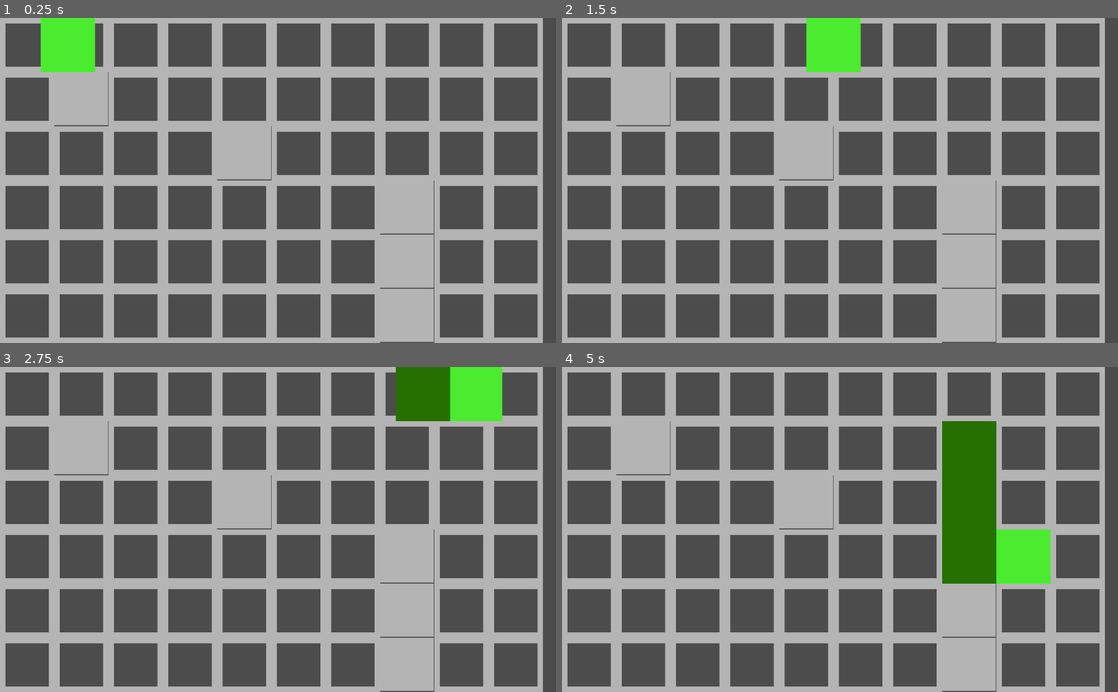
Above: before the commit, frames 1-4 (two rows, left to right).
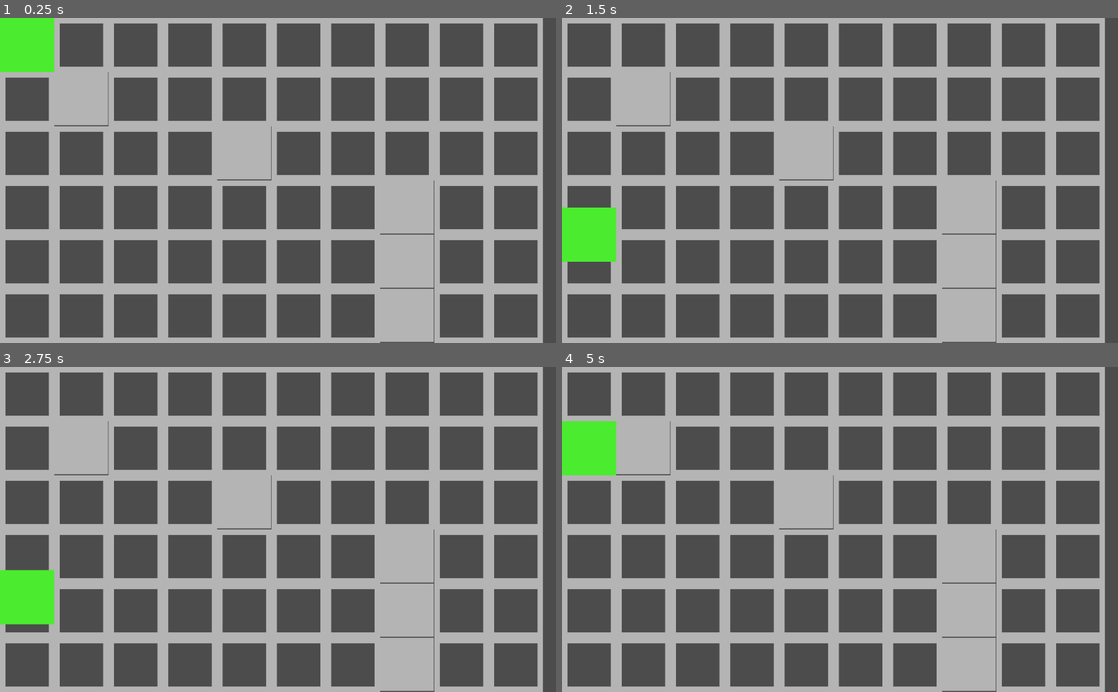
Above: after the commit, the same moments.

Repository: davesilva/ludum-dare-56
Game: Godot game, scene res://game/contexts/gameplay_context/gameplay_context.tscn
The game is run twice, just before and just after one commit, with the same random seed, the same clock (stepped at 60 frames per second) and the same inputs. This scene is started directly instead of the project's main scene.
Inputs (mouse positions are in pixels of both pictures, inside the frame that each line leads up to):
- Up to frame 1 (0.25 s): no input
- Up to frame 2 (1.5 s): move the mouse to (962, 164) at 0.52 s; hold D (standard_move_right) 0.53-1.28 s; hold = (test_overlay_add) 0.53-1.28 s; click (962, 164) at 0.67 s; move the mouse to (728, 196) at 1.27 s; hold F (juice_press_test_feedback) from 1.28 s (still down); tap - (test_overlay_dismiss) at 1.35 s
- Up to frame 3 (2.75 s): move the mouse to (333, 458) at 2.02 s; release F (juice_press_test_feedback) at 2.03 s; hold D (standard_move_right) from 2.03 s (still down); hold Backspace (test_overlay_dismiss_all) from 2.03 s (still down)
- Up to frame 4 (5 s): move the mouse to (812, 594) at 2.77 s; release D (standard_move_right) at 2.78 s; release Backspace (test_overlay_dismiss_all) at 2.78 s; hold W (standard_move_up) 2.78-3.53 s; tap = (test_overlay_add) at 2.85 s; click (812, 594) at 2.92 s; move the mouse to (1006, 578) at 3.52 s; hold - (test_overlay_dismiss) 3.53-4.28 s; hold A (standard_move_left) from 3.53 s (still down); move the mouse to (673, 480) at 4.27 s; tap Backspace (test_overlay_dismiss_all) at 4.35 s

The runs differ from the first frame. In frame 1, 2.5% of the frame differs, in the area x 0-18%, y 0-17%; in frame 2, 3.3%; in frame 3, 4.9%; in frame 4, 8.1%, in the area x 0-88%, y 16-67%.

Commit message:
WIP: Adding a-star to snake but it doesn't work, tragically.

Diff:
--- a/game/GAME.gd
+++ b/game/GAME.gd
@@ -14,7 +14,7 @@
 onready var screen_service: ScreenService = $services/screen_service
 onready var camera_service: CameraService = $services/camera_service
 onready var world_service: WorldService = $services/world_service
-onready var player_service: PlayerService = $services/player_service
+onready var entity_service: EntityService = $services/entity_service
 onready var ui_service: UIPresentationService = $services/ui_service
 onready var context_service: ContextPresentationService = $services/context_service
 
--- a/game/GAME.tscn
+++ b/game/GAME.tscn
@@ -51,7 +51,7 @@
 [node name="world_service" type="Node" parent="services"]
 script = ExtResource( 2 )
 
-[node name="player_service" type="Node" parent="services"]
+[node name="entity_service" type="Node" parent="services"]
 script = ExtResource( 6 )
 
 [node name="ui_service" type="Node" parent="services"]
--- a/game/entities/snake/snake_head.gd
+++ b/game/entities/snake/snake_head.gd
@@ -15,6 +15,8 @@
 	place_at_tile_position(tile_position)
 	target_tile_position = _get_random_tile_position()
 	connect("completed_move", self, "_on_completed_move")
+	add_to_group(Game.groups.roots.snake)
+	Game.world_service.connect_snake_signals(self)
 
 
 func _process(delta):
@@ -45,7 +47,7 @@
 
 func move():
 	should_move = false
-	next_direction = _get_next_direction()
+	next_direction = _get_a_star_next_direction()
 	var next_tile_position = tile_position + next_direction
 	move_to_tile_position(next_tile_position, speed)
 	move_segments()
@@ -69,8 +71,13 @@
 
 func _on_completed_move(old_tile_position: Vector2, new_tile_position: Vector2) -> void:
 	should_move = true
-	pass
 
+
+func _get_a_star_next_direction():
+	var route_to_target = Game.world_service.calculate_route_between_points(tile_position, target_tile_position)
+	if route_to_target.empty():
+		return current_direction
+	return route_to_target[0] - tile_position
 
 func _get_next_direction(allow_random_direction: bool = false) -> Vector2:
 	# only try to change 50% of the time
--- a/game/groups/groups.gd
+++ b/game/groups/groups.gd
@@ -18,6 +18,7 @@
 class Roots:
 	const player_character = "group.root.player_character"
 	const enemy = "group.root.enemy"
+	const snake = "group.root.snake"
 #	const bullet = "group.root.bullet"
 #	const pickup = "group.root.pickup"
 
--- a/game/services/entity_service.gd
+++ b/game/services/entity_service.gd
@@ -1,5 +1,5 @@
 extends GameService
-class_name PlayerService
+class_name EntityService
 
 
 func get_player_root_node() -> Node2D:
@@ -9,3 +9,25 @@
 		return null
 	else:
 		return player_root_nodes[0]
+
+func get_snake_root_node() -> SnakeHead:
+	var group_name = Game.groups.roots.snake
+	var snake_root_nodes = get_tree().get_nodes_in_group(group_name)
+	if snake_root_nodes.empty():
+		return null
+	else:
+		return snake_root_nodes[0] as SnakeHead
+
+func get_snake_direction() -> Vector2:
+	var snake: SnakeHead = get_snake_root_node()
+	return snake.current_direction
+
+func get_snake_positions() -> Array:
+	var snake: SnakeHead = get_snake_root_node()
+	var positions = []
+	positions.append(snake.tile_position)
+	var segment_children = snake.segments_parent.get_children()
+	for c in segment_children:
+		var snake_body = c as SnakeSegment
+		positions.append(snake_body.tile_position)
+	return positions
--- a/game/services/world_service.gd
+++ b/game/services/world_service.gd
@@ -4,7 +4,43 @@
 var world_tile_map: TileMap = null
 var spawn_points: Array = []
 var players: Node2D = null
+var WIDTH = 10
+var HEIGHT = 6
+var a_star = AStar2D.new()
 #var top_most_world_node: Node2D = null
+
+func initialize_a_star() -> void:
+	var i = 0
+	for x in range(0,WIDTH):
+		for y in range(0, HEIGHT):
+			a_star.add_point(i, Vector2(x, y))
+			i += 1
+	var max_idx = i
+	for j in range(0, max_idx):
+		if not ((j+1) % WIDTH == 0): # not right edge
+			a_star.connect_points(j, j+1)
+		if j < (WIDTH * (HEIGHT-1)): # bottom row
+			a_star.connect_points(j, j+WIDTH)
+	for p in a_star.get_points():
+		var connected_points = a_star.get_point_connections(p)
+		print_debug(str(p) + " is connected to " + str(connected_points))
+	# Add walls
+	var walls = [11, 24, 38, 48, 58]
+	for w in walls:
+		remove_point(w)
+	return
+
+func on_game_initialize() -> void:
+	initialize_a_star()
+
+func connect_snake_signals(snake_head: SnakeHead) -> void:
+	snake_head.connect("completed_move", self, "_on_snake_completed_move")
+
+func remove_point(idx: int) -> void:
+	var connected_points = a_star.get_point_connections(idx)
+	for i in connected_points:
+		a_star.disconnect_points(idx, i)
+	a_star.remove_point(idx)
 
 func get_global_tile_position(tile_position: Vector2) -> Vector2:
 	if not world_tile_map:
@@ -16,11 +52,29 @@
 	local_tile_position += half_cell
 	return world_tile_map.to_global(local_tile_position)
 
+func _on_snake_completed_move(prev_pos, cur_pos) -> void:
+	add_snake_to_astar()
+
+func add_snake_to_astar() -> void:
+	for a in a_star.get_points():
+		a_star.set_point_disabled(a, false)
+	var snake_poses = Game.entity_service.get_snake_positions()
+	for p in snake_poses:
+		a_star.set_point_disabled(a_star.get_closest_point(p, true))
+	if snake_poses.size() == 1:
+		var from_spot = (-1 * Game.entity_service.get_snake_direction()) + snake_poses[0]
+		a_star.set_point_disabled(a_star.get_closest_point(from_spot, true))
+
+func calculate_route_between_points(from: Vector2, to: Vector2) -> PoolVector2Array:
+	var from_id = a_star.get_closest_point(from)
+	var to_id = a_star.get_closest_point(to)
+	return a_star.get_point_path(from_id, to_id)
+
 
 #func destroy_all_enemies() -> void:
 #	var enemies = get_tree().get_nodes_in_group(Game.groups.roots.enemy)
 #	for enemy in enemies:
-#		var true_enemy = enemy as EnemyRoot
+#		var true_enemy = enemy `as EnemyRoot
 #		if true_enemy:
 #			true_enemy.call_deferred("die", false)
 #
--- /dev/null
+++ b/game/utilities/snake_astar.gd
@@ -0,0 +1,27 @@
+extends AStar2D
+class_name SnakeAStar
+
+onready var current_direction = Vector2.RIGHT
+
+# Called when the node enters the scene tree for the first time.
+func _ready():
+	pass # Replace with function body.
+
+func _compute_cost(from_id: int, to_id: int) -> float:
+	current_direction = Game.entity_service.get_snake_direction()
+	var from = self.get_point_position(from_id)
+	var to = self.get_point_position(to_id)
+	var direction_of_movement = calculate_direction(from, to)
+	var cost = (pow(direction_of_movement.x, 2) + pow(direction_of_movement.y, 2)) * self.get_point_weight_scale(to_id)
+	if current_direction != direction_of_movement:
+		cost *= 1.5
+	if from == Game.entity_service.get_snake_positions()[0]:
+		if direction_of_movement + current_direction == Vector2.ZERO:
+			cost = INF
+	return cost
+
+func _estimate_cost(from_id: int, to_id: int) -> float:
+	return _compute_cost(from_id, to_id)
+
+func calculate_direction(from: Vector2, to: Vector2) -> Vector2:
+	return to - from
--- a/project.godot
+++ b/project.godot
@@ -89,6 +89,11 @@
 "language": "GDScript",
 "path": "res://addons/first_party/components/movement/direction/direction_calculator_2d.gd"
 }, {
+"base": "GameService",
+"class": "EntityService",
+"language": "GDScript",
+"path": "res://game/services/entity_service.gd"
+}, {
 "base": "Reference",
 "class": "Event",
 "language": "GDScript",
@@ -249,11 +254,6 @@
 "language": "GDScript",
 "path": "res://game/services/pause_service.gd"
 }, {
-"base": "GameService",
-"class": "PlayerService",
-"language": "GDScript",
-"path": "res://game/services/entity_service.gd"
-}, {
 "base": "BaseTweenTransformFeedback2D",
 "class": "PositionFeedback2D",
 "language": "GDScript",
@@ -293,6 +293,11 @@
 "class": "ScreenService",
 "language": "GDScript",
 "path": "res://game/services/screen_service.gd"
+}, {
+"base": "AStar2D",
+"class": "SnakeAStar",
+"language": "GDScript",
+"path": "res://game/utilities/snake_astar.gd"
 }, {
 "base": "SnakeSegment",
 "class": "SnakeHead",
@@ -446,6 +451,7 @@
 "CounterSequencer": "",
 "DictionaryEvent": "",
 "DirectionCalculator2D": "",
+"EntityService": "",
 "Event": "",
 "EventBusService": "",
 "EventSubscription": "",
@@ -478,7 +484,6 @@
 "Movement2D": "",
 "Normalizer": "",
 "PauseService": "",
-"PlayerService": "",
 "PositionFeedback2D": "",
 "QueueFreeFeedback": "",
 "Random": "",
@@ -487,6 +492,7 @@
 "RotateFeedback2D": "",
 "ScaleFeedback2D": "",
 "ScreenService": "",
+"SnakeAStar": "",
 "SnakeHead": "",
 "SnakeSegment": "",
 "SoundService": "",
